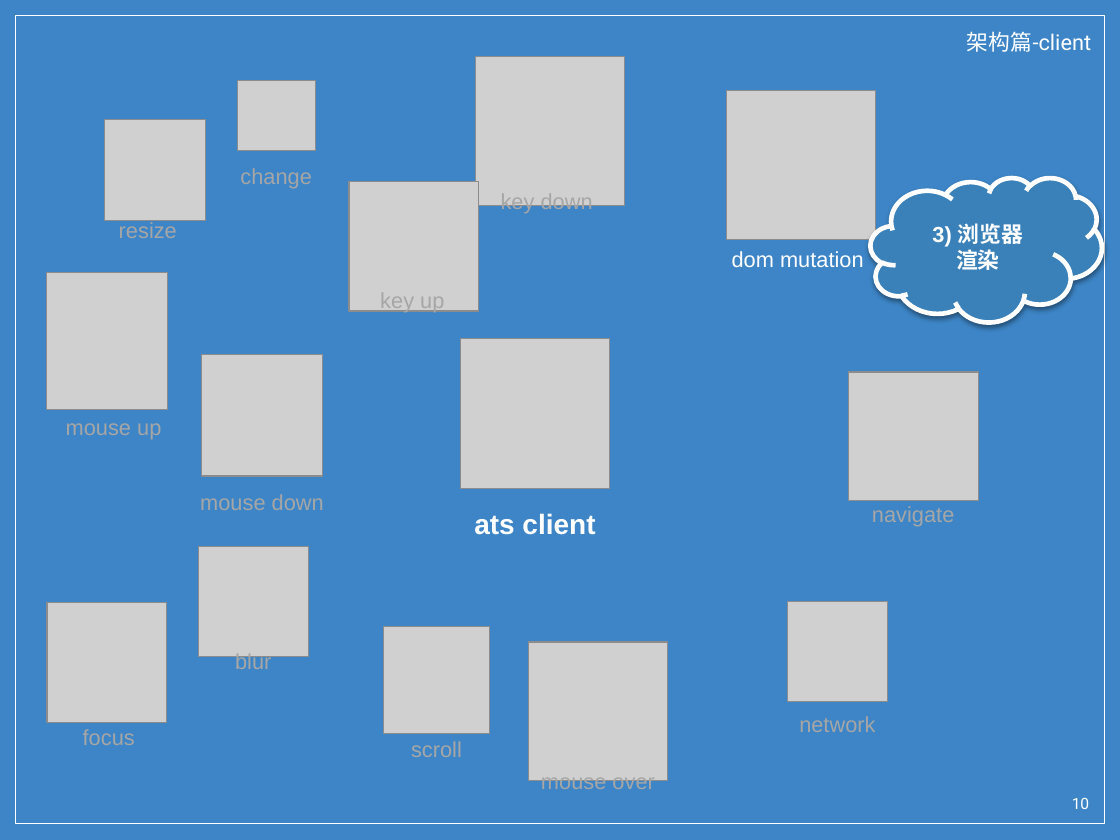
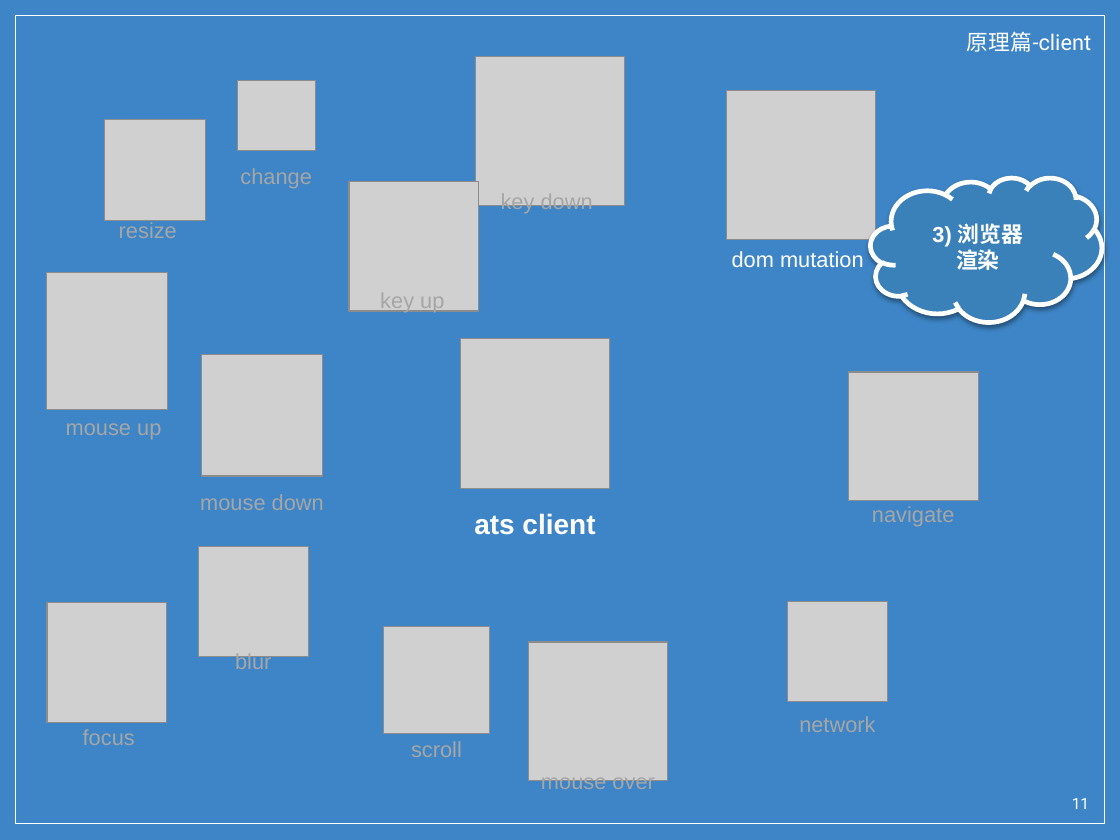
Before and after one commit to wu0792/ats_client, a slide deck: slide 11 of ext/share.pptx (slide 10 before the commit). Drawn at 1120x840 pixels with LibreOffice and Linux fonts; fonts in the diff are those of the drawing; grey boxes stand for pictures; background and template pictures are left out. Boxes give left, top, right and bottom in pixels: in the first picture for what was removed or moved away, otherwise in the second. Text is boxed around its words. In the diff, an @@ line names an element or a change of style, - is before the commit and + after.

```diff
--- a/ext/share.pptx
+++ b/ext/share.pptx
@@ text at (967,31,1091,52): text changed @@
-架构篇-client
+原理篇-client
@@ page number at (1072,798,1089,809): text changed @@
-10
+11
```
Also in this commit, not shown: 9 other slides changed, 30 slides removed.
